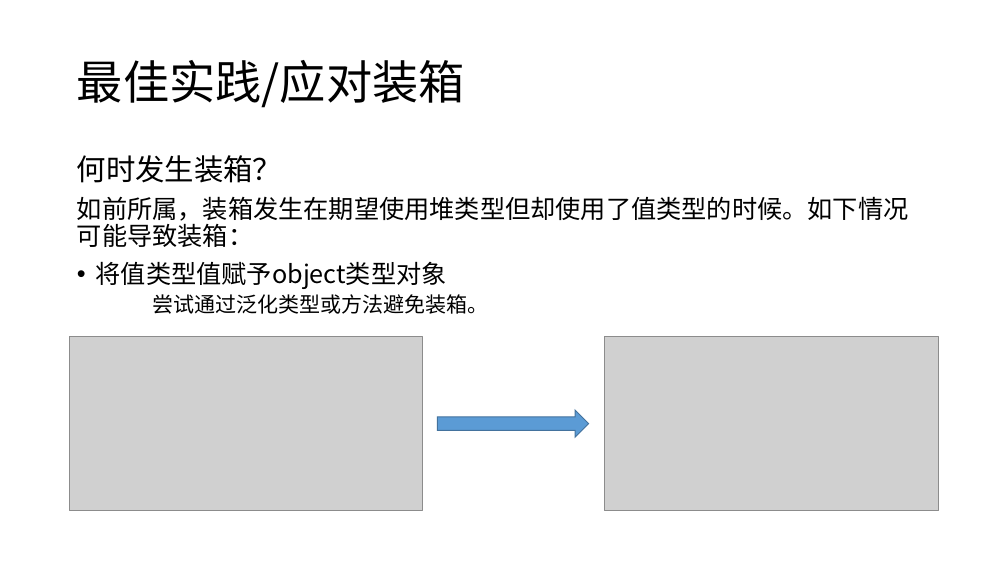
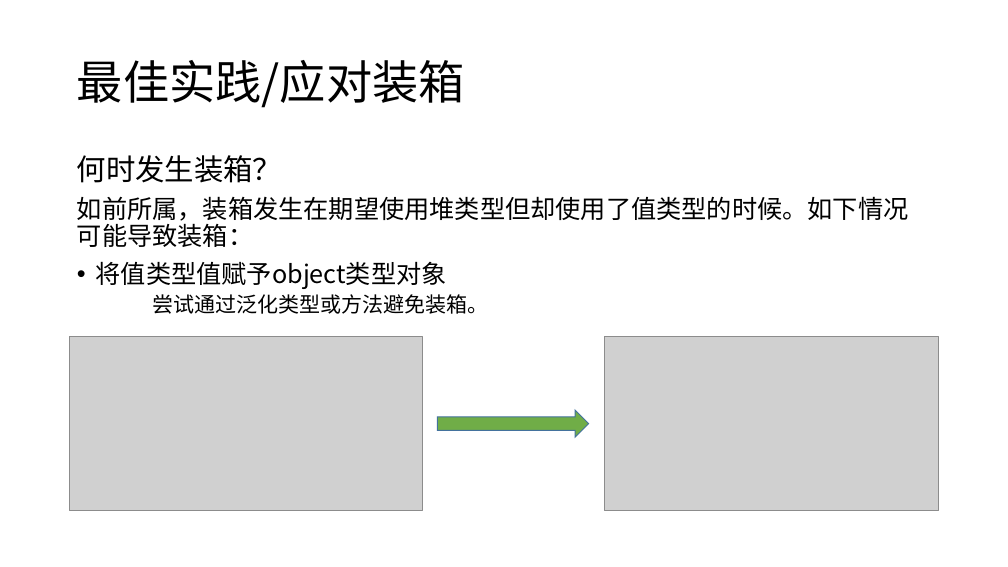
Before and after one commit to snakealpha/DotNetSession, a slide deck: slide 20 of pptx.pptx.pptx. Drawn at 1008x567 pixels with LibreOffice and Linux fonts; fonts in the diff are those of the drawing; grey boxes stand for pictures. Boxes give left, top, right and bottom in pixels: in the first picture for what was removed or moved away, otherwise in the second. Text is boxed around its words. In the diff, an @@ line names an element or a change of style, - is before the commit and + after.

```diff
--- a/pptx.pptx.pptx
+++ b/pptx.pptx.pptx
@@ right arrow at <box>438,410,589,437</box>: fill #5B9BD5 to #70AD47 @@
```
Also in this commit, not shown: 3 other slides changed, 4 slides added, 1 other file.
